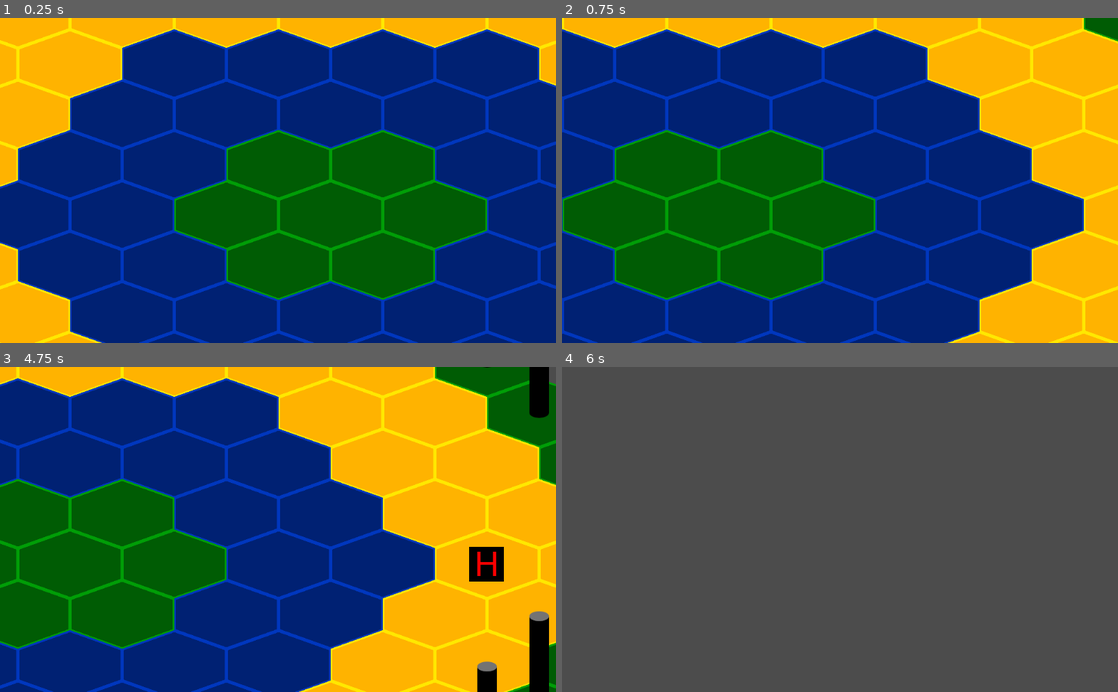
Above: before the commit, frames 1-4 (two rows, left to right).
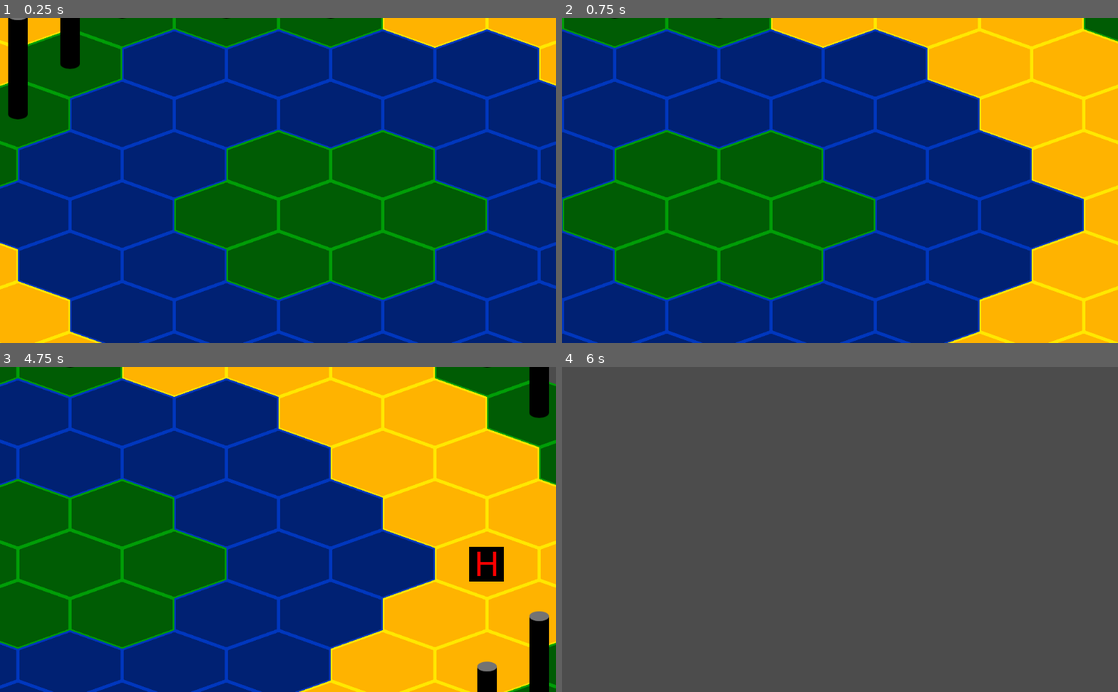
Above: after the commit, the same moments.

Repository: fat-beaver/hedgehog
Game: Godot game, scene res://battle.tscn
The game is run twice, just before and just after one commit, with the same random seed, the same clock (stepped at 60 frames per second) and the same inputs.
Inputs:
- Up to frame 1 (0.25 s): no input
- Up to frame 2 (0.75 s): tap Enter at 0.5 s; hold Right (move_right) from 0.53 s (still down)
- Up to frame 3 (4.75 s): release Right (move_right) at 1.28 s; hold Down (move_down) 1.28-2.03 s; hold Right (move_right) 2.03-2.78 s; tap Space at 2.75 s; hold Up (move_up) 2.78-3.53 s; tap Enter at 3.5 s; hold Left (move_left) from 3.53 s (still down)
- Up to frame 4 (6 s): release Left (move_left) at 5.03 s; hold Down (move_down) 5.03-5.78 s; hold Right (move_right) from 5.78 s (still down)

The runs differ from the first frame. In frame 1, 9.6% of the frame differs, in the area x 0-69%, y 0-52%; in frame 2, 2.4%; in frame 3, 1.3%; in frame 4, nothing differs.

Commit message:
Added pathfinding with a small example to check that it works

Diff:
--- a/Hex.gd
+++ b/Hex.gd
@@ -1,15 +1,16 @@
 extends Resource
 class_name Hex
 
-var coords
-var terrain_type setget set_terrain_type, get_terrain_type
+var coords: Vector2
+var passable: bool setget set_passable, get_passable
+var terrain_type :int setget set_terrain_type, get_terrain_type
 
 func _ready():
 	pass
 
 func _init(new_coords: Vector2, new_terrain_type: int):
 	coords = new_coords
-	terrain_type = new_terrain_type
+	set_terrain_type(new_terrain_type)
 
 func get_coords() -> Vector2:
 	return coords
@@ -21,6 +22,22 @@
 
 func set_terrain_type(new_terrain_type: int):
 	terrain_type = new_terrain_type
+	if terrain_type == 1 or terrain_type == 3:
+		passable = false
+	else:
+		passable = true
 
 func get_terrain_type():
 	return terrain_type
+
+func get_movement_cost():
+	var movement_cost = 0
+	if terrain_type == 0 or terrain_type == 2 :
+		movement_cost = 6
+	return movement_cost
+
+func set_passable(passablility: bool):
+	passable = passablility
+
+func get_passable():
+	return passable
--- a/HexGrid.gd
+++ b/HexGrid.gd
@@ -15,6 +15,14 @@
 	_draw_map()
 	#position the camera
 	_camera.set_global_position(Vector2(0,0))
+
+	var path_start = get_hex_at_coords(Vector2(-4, 0))
+	var path_end = get_hex_at_coords(Vector2(2, -4))
+	_draw_map()
+	var path = find_path_between(path_start, path_end)
+	for hex in path:
+		hex.set_terrain_type(3)
+	_draw_map()
 
 func _generate_map():
 	#create all of the hexes to fill a sample map
@@ -49,6 +57,82 @@
 			neighbours.append(neighbour)
 	return neighbours
 
+func find_passable_neighbours(cell: Hex) -> Array:
+	var all_neighbours = find_neighbours_of(cell)
+	var passable_neighbours = []
+	for neighbour in all_neighbours:
+		if neighbour.get_passable():
+			passable_neighbours.append(neighbour)
+	return passable_neighbours
+
 func find_hex_distance(a: Hex, b: Hex) -> int:
 	var coord_difference = a.get_coords() - b.get_coords()
 	return ((abs(coord_difference.x) + abs(coord_difference.x + coord_difference.y) + abs(coord_difference.y)) / 2) as int
+
+#a priority queue to keep track of which cells on the frontier are most likely to lead to the goal
+#yes this is a really slow implementation, shush
+class PriorityQueue:
+	class QueueElement:
+		var _priority: float setget , get_priority
+		var _element setget , get_element
+		func _init(element, priority: float):
+			_element = element
+			_priority = priority
+		func get_priority() -> float:
+			return _priority
+		func get_element():
+			return _element
+
+	var queue = []
+
+	func push(cell: Hex, priority: float):
+		var new_element = QueueElement.new(cell, priority)
+		queue.append(new_element)
+
+	func is_empty() -> bool:
+		if queue.size() == 0:
+			return true
+		return false
+
+	func pop() -> Hex:
+		var lowest_priority = queue[0]
+		for element in queue:
+			if element.get_priority() < lowest_priority.get_priority():
+				lowest_priority = element
+		queue.remove(queue.find(lowest_priority))
+		return lowest_priority.get_element()
+	func get_size():
+		return queue.size()
+
+func find_path_between(start: Hex, goal: Hex) -> Array:
+	var frontier = PriorityQueue.new()
+	frontier.push(start, 0)
+	#create dictionaries to hold where the path came from to reach each cell and how much it cost
+	var came_from: Dictionary = {}
+	var cost_to: Dictionary = {}
+	came_from[start] = null
+	cost_to[start] = 0
+	#while there are still unchecked hexes, keep looking for a path
+	while !frontier.is_empty():
+		var current_cell: Hex = frontier.pop()
+		#check that we're not at the goal
+		if current_cell == goal:
+			break
+		for neighbour in find_passable_neighbours(current_cell):
+			var new_cost = cost_to[current_cell] + neighbour.get_movement_cost()
+			if !cost_to.has(neighbour) or new_cost < cost_to[neighbour]:
+				cost_to[neighbour] = new_cost
+				var priority = new_cost + find_hex_distance(neighbour, goal)
+				frontier.push(neighbour, priority)
+				came_from[neighbour] = current_cell
+	#once a path has been found (or not found) turn it into an array of hexes
+	var path = null
+	if came_from.has(goal):
+		path = []
+		var current_cell = goal
+		while current_cell != start:
+			path.append(current_cell)
+			current_cell = came_from[current_cell]
+		path.append(start)
+		path.invert()
+	return path
